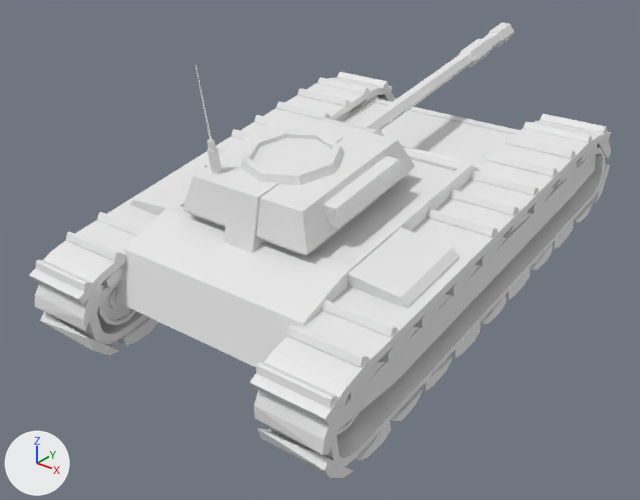
The glTF model assets/tank_guardian.glb: old version first, new version second.
Rendered twice from a camera (50 mm lens) standing at (3.89, -5.42, 3.61) and looking at (-0.11, -0.43, 0.52). The axes (+X, +Y, +Z) are drawn at lower left. The lights are the same throughout. The first picture is the older version. Where no turn or scale is listed for an object, it has been applied to the vertices.

The first picture shows 'TankBody', 'TankTurret'.
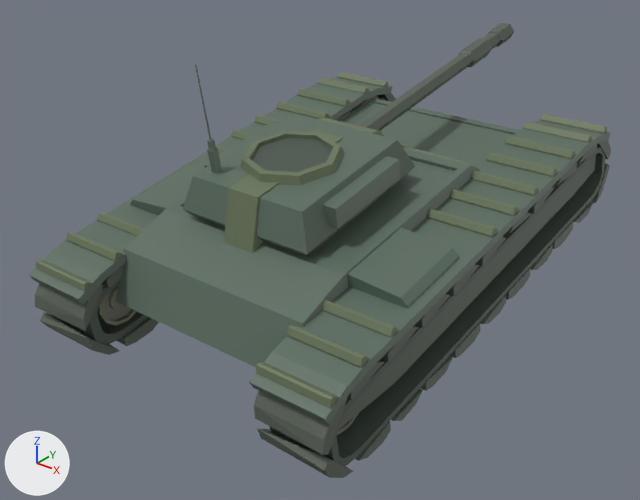
What changed in the scene script:
```text
Change mat_tankdark:
    where n2 = _N.new('ShaderNodeMix'); n2.name = 'Mix'
    n2.inputs[7].default_value: (0.8, 0.8, 0.8, 1.0) -> (0.0656, 0.0919, 0.0717, 1.0)  # 'B', white #e7e7e7 -> 'B', dark grey #48554c
Change mat_tankpaint:
    where n2 = _N.new('ShaderNodeMix'); n2.name = 'Mix'
    n2.inputs[7].default_value: (0.8, 0.8, 0.8, 1.0) -> (0.107, 0.152, 0.118, 1.0)  # 'B', white #e7e7e7 -> 'B', dark grey #5c6d60
Change mat_tanklight:
    where n2 = _N.new('ShaderNodeMix'); n2.name = 'Mix'
    n2.inputs[7].default_value: (0.8, 0.8, 0.8, 1.0) -> (0.14, 0.181, 0.105, 1.0)  # 'B', white #e7e7e7 -> 'B', greyish green #69765b
Change mat_gunmetal:
    where n2 = _N.new('ShaderNodeMix'); n2.name = 'Mix'
    n2.inputs[7].default_value: (0.8, 0.8, 0.8, 1.0) -> (0.0953, 0.118, 0.0913, 1.0)  # 'B', white #e7e7e7 -> 'B', dark grey #576055
Change mat_tankwheel:
    where n2 = _N.new('ShaderNodeMix'); n2.name = 'Mix'
    n2.inputs[7].default_value: (0.8, 0.8, 0.8, 1.0) -> (0.159, 0.166, 0.111, 1.0)  # 'B', white #e7e7e7 -> 'B', dark yellow #6f715e
```

Location of each change, [x1, y1, x2, y2] in pixels of the pictures (640 x 500 px):
'TankBody', surface changed (white to grey)
    both: [29, 72, 611, 478]
'TankTurret', surface changed (white to grey)
    both: [183, 23, 514, 256]
